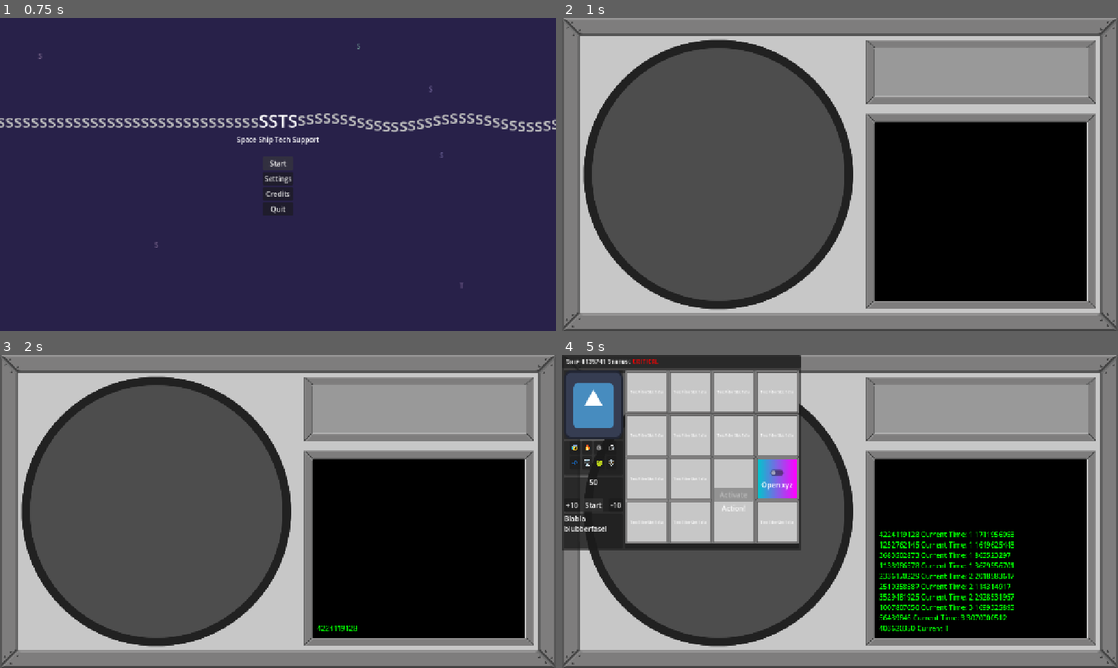
Above: before the commit, frames 1-4 (two rows, left to right).
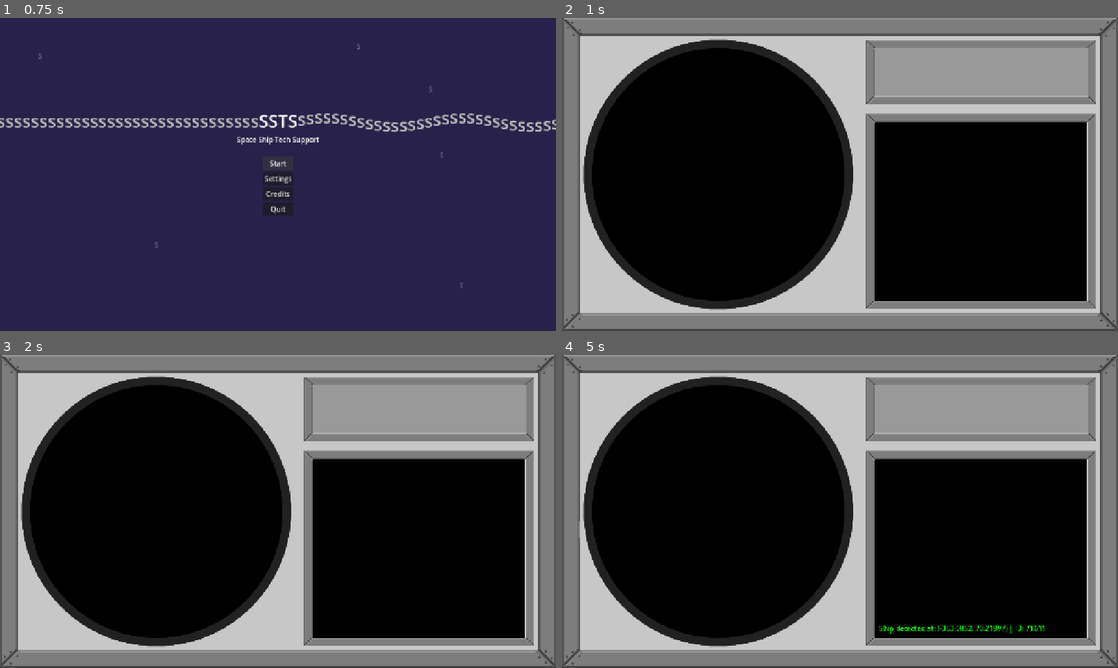
Above: after the commit, the same moments.

Repository: MisterIXI/godot-wildjam-98
Game: Godot game, scene res://scenes/menu/main_menu.tscn
Two runs of this game, one before a commit and one after it. Both use one fixed random seed, a clock stepped at 60 frames per second and the inputs below. The engine's default icon, where the game draws it, is replaced by a stand-in: a white triangle on a blue panel in a dark square. Sound files missing from this copy of the repository are replaced by a short silence.
Inputs (mouse positions are in pixels of both pictures, inside the frame that each line leads up to):
- Up to frame 1 (0.75 s): click "Start" at 0.5 s
- Up to frame 2 (1 s): no input
- Up to frame 3 (2 s): tap Enter at 1.25 s; move the mouse to (400, 495) at 1.27 s; press the mouse at (400, 495) at 1.28 s
- Up to frame 4 (5 s): release the mouse at (962, 495) at 2 s; drag from (728, 527) to (812, 574) at 2.02 s; move the mouse to (895, 442) at 2.77 s; press the mouse at (895, 442) at 2.78 s; release the mouse at (895, 442) at 3.5 s; drag from (812, 574) to (673, 464) at 3.52 s; click (595, 505) at 4.25 s, where only the run before the commit has a clickable "Start"

Frame 1 is identical in both runs. In frame 2, 29% of the frame differs, in the area x 5-51%, y 9-91%; in frame 3, 29%; in frame 4, 39%, in the area x 0-87%, y 0-91%.

Commit message:
basic game flow connected

Diff:
--- a/space-ship-support/scenes/game/game.tscn
+++ b/space-ship-support/scenes/game/game.tscn
@@ -9,7 +9,21 @@
 [ext_resource type="Resource" uid="uid://bgyernveiboi1" path="res://scenes/game_loop/default_settings.tres" id="5_bdhmt"]
 [ext_resource type="PackedScene" uid="uid://3rua33h6ar0t" path="res://scenes/menu/game_over.tscn" id="8_87uf6"]
 
+[sub_resource type="Gradient" id="Gradient_87uf6"]
+offsets = PackedFloat32Array(0)
+colors = PackedColorArray(0, 0, 0, 1)
+
+[sub_resource type="GradientTexture2D" id="GradientTexture2D_bjsx5"]
+gradient = SubResource("Gradient_87uf6")
+width = 1280
+height = 720
+
 [node name="Game" type="Node2D" unique_id=798055916]
+
+[node name="RadarBackground" type="Sprite2D" parent="." unique_id=1491369615]
+z_index = -30
+position = Vector2(640, 360)
+texture = SubResource("GradientTexture2D_bjsx5")
 
 [node name="UI" type="CanvasLayer" parent="." unique_id=1011835357]
 layer = 100
@@ -35,13 +49,15 @@
 grow_vertical = 2
 size_flags_horizontal = 3
 size_flags_vertical = 3
+mouse_filter = 1
 
-[node name="Radar" type="Node2D" parent="." unique_id=1342668903 node_paths=PackedStringArray("window_root")]
+[node name="Radar" type="Node2D" parent="." unique_id=1342668903 node_paths=PackedStringArray("window_root", "radar_interface")]
 position = Vector2(360, 360)
 script = ExtResource("3_lfrn8")
 ship_scene = ExtResource("4_bdhmt")
 window_scene = ExtResource("5_87uf6")
 window_root = NodePath("../UI/WindowRoot")
+radar_interface = NodePath("../UI/RadarInterface")
 
 [node name="GameManager" type="Node" parent="." unique_id=1430876819 node_paths=PackedStringArray("radar", "ui_canvas")]
 script = ExtResource("4_5i0tg")
--- a/space-ship-support/scenes/game_loop/game_manager.gd
+++ b/space-ship-support/scenes/game_loop/game_manager.gd
@@ -33,7 +33,9 @@
 	if mistakes >= MISTAKES_TO_FAIL:
 		# game over
 		print("Game over with final time: ", time_elapsed)
-		var end_screen:GameOver
+		var end_screen:GameOver = game_over_scene.instantiate()
+		ui_canvas.add_child(end_screen)
+		end_screen.active(time_elapsed,ships_fixed,mistakes)
 	#TODO: update mistake/strike visual on radar
 
 func on_ship_fixed() -> void:
--- a/space-ship-support/scenes/menu/game_over.gd
+++ b/space-ship-support/scenes/menu/game_over.gd
@@ -22,7 +22,6 @@
 
 
 func _on_button_button_down() -> void:
-	print("Test")
 	get_tree().paused = false
 	visible = false
 	get_tree().change_scene_to_file(main_menu_scene)
--- a/space-ship-support/scenes/radar/radar.gd
+++ b/space-ship-support/scenes/radar/radar.gd
@@ -3,21 +3,38 @@
 
 signal ship_lost
 signal ship_fixed
-
+const RADIUS:float = 360.
+const DIAMETER:float = 720
 @export var ship_scene: PackedScene
 @export var window_scene: PackedScene
 @export var window_root: Control
-
+@export var radar_interface: RadarInterface
+var current_ids:Array[int] = []
 
 func spawn_ship() -> void:
-	var spawn_pos: Vector2 = Vector2(360, 0)
+	var spawn_pos: Vector2 = Vector2(RADIUS, 0)
 	spawn_pos = spawn_pos.rotated(randf() * PI * 2)
 	var new_ship: Ship = ship_scene.instantiate()
 	add_child(new_ship)
 	new_ship.position = spawn_pos
+	var new_id = randi_range(10000,99999)
+	while current_ids.has(new_id):
+		new_id = randi_range(10000,99999)
+	current_ids.append(new_id)
+	new_ship.ship_id = str(new_id)
 	# rotate by -0.5 to 0.5 rad
 	new_ship.ship_direction = (-spawn_pos).normalized().rotated(randf()-0.5)
 	var ship_window: ShipWindow = window_scene.instantiate()
-	# ship_window.hide()
+	ship_window.hide()
 	window_root.add_child(ship_window)
 	new_ship.ship_window = ship_window
+	radar_interface.add_message("Ship detected at: %s | ID: %s" % [str(spawn_pos), new_ship.ship_id])
+	# ship timing message
+	var vel_message_delay: float = randf() * 3.5 + 2.5
+	var ship_estimate: float = DIAMETER / new_ship.ship_speed - vel_message_delay
+	if ship_estimate > 0.5:
+		var tween = new_ship.create_tween()
+		tween.tween_interval(vel_message_delay)
+		tween.tween_callback(
+			radar_interface.add_message.bind("Ship $%s estimated travel time: %d" % [new_ship.ship_id, ship_estimate])
+		)
--- a/space-ship-support/scenes/radar/radar_interface.gd
+++ b/space-ship-support/scenes/radar/radar_interface.gd
@@ -17,13 +17,13 @@
 	if labels.size() >= 17:
 		labels.pop_front().queue_free()
 
-var time: float = 0
-var counter: float = 1
+# var time: float = 0
+# var counter: float = 1
 
-func _physics_process(delta: float) -> void:
-	time += delta
-	counter -= delta
-	if counter <= 0:
-		counter = 0.3
+# func _physics_process(delta: float) -> void:
+# 	time += delta
+# 	counter -= delta
+# 	if counter <= 0:
+# 		counter = 0.3
 
-		add_message("%d Current Time: %d %d" % [randi(),time,randi()])
+# 		add_message("%d Current Time: %d %d" % [randi(),time,randi()])
--- a/space-ship-support/scenes/radar/ship.gd
+++ b/space-ship-support/scenes/radar/ship.gd
@@ -21,10 +21,13 @@
 
 func _physics_process(delta: float) -> void:
 	position += ship_direction * ship_speed * delta
-	if position.length() > 370:
+	if position.length() > 360:
 		#TODO: check if ship is fixed when leaving area
 		on_destroy.emit(true)
+		#TODO: add destroy/close animation
+		ship_window.queue_free()
 		queue_free()
+		# print("Kaputt!")
 
 
 #Target animation
@@ -39,7 +42,7 @@
 #When clicked
 func _on_input_event(viewport: Node, event: InputEvent, shape_idx: int) -> void:
 	if event.is_action_pressed("left_click") and target_sprite.visible == true:
-		print("Open ship window")
+		ship_window.show()
 
 
 
@@ -52,6 +55,7 @@
 
 
 func _on_area_shape_exited(area_rid: RID, area: Area2D, area_shape_index: int, local_shape_index: int) -> void:
-	#TODO: check if ship is fixed when leaving area
-	on_destroy.emit(true)
-	queue_free()
+	# #TODO: check if ship is fixed when leaving area
+	# on_destroy.emit(true)
+	# queue_free()
+	pass
